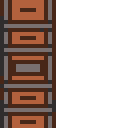
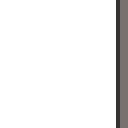
Layer changes from the first 128x128 image to the second:
removed layer "\ #4" (was 60%) over [0, 0, 56, 128]
removed layer "\ #3" over [0, 0, 56, 128]
"\": opacity 100% → 55%, moved it above "\ #1", painted on it over [116, 0, 120, 128]
painted on "\ #1" over [116, 0, 128, 128]
